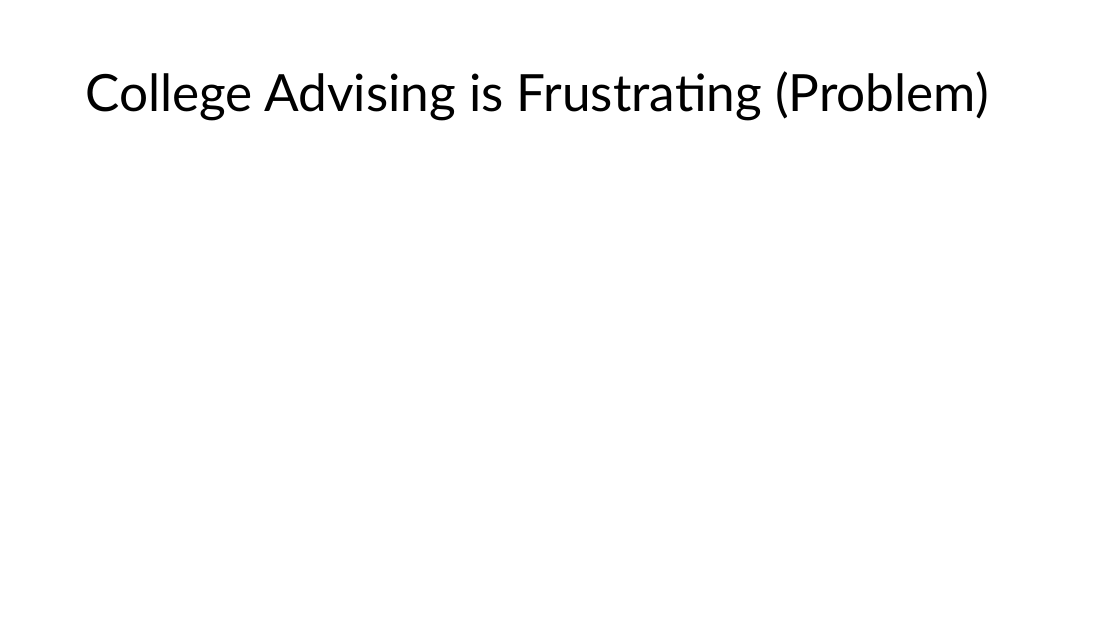
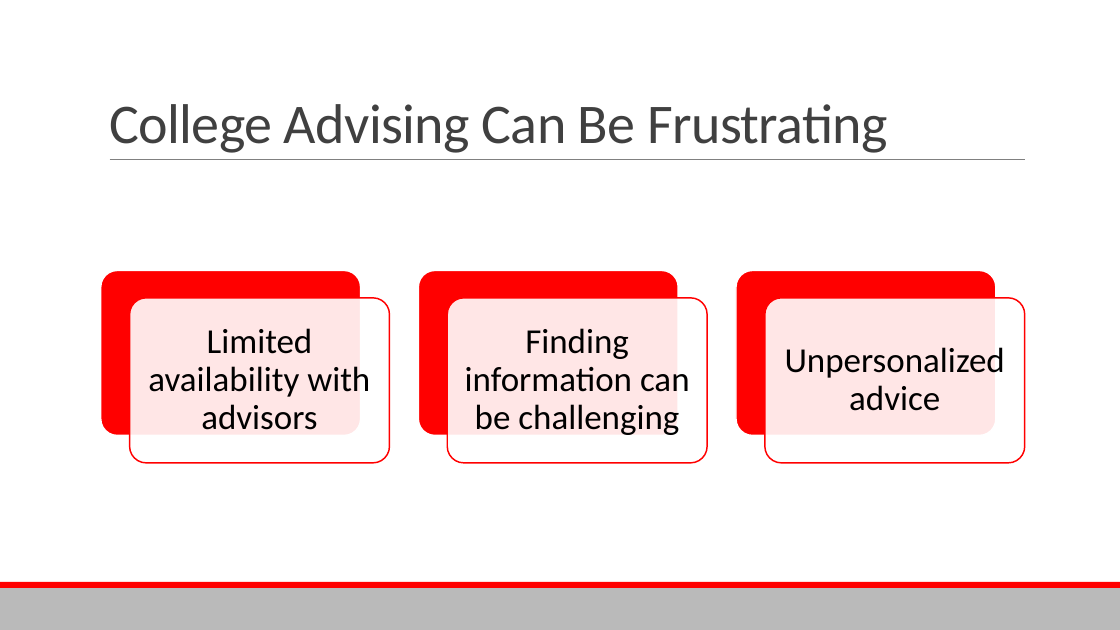
Before and after one commit to Aaryush1/Univise, a slide deck: slide 2 of Pitch_Deck.pptx. Drawn at 1120x630 pixels with LibreOffice and Linux fonts; fonts in the diff are those of the drawing. Boxes give left, top, right and bottom in pixels: in the first picture for what was removed or moved away, otherwise in the second. Text is boxed around its words. In the diff, an @@ line names an element or a change of style, - is before the commit and + after.

```diff
--- a/Pitch_Deck.pptx
+++ b/Pitch_Deck.pptx
@@ title "College Advising Can Be Frustrating" at [109,104,888,153]: vertical alignment middle to bottom @@
@@ title at [109,104,888,153]: text changed; size 44 to 48 pt; font Lato to Calibri; text colour #000000 to #404040 @@
-College Advising is Frustrating (Problem)
+College Advising Can Be Frustrating
@@ line added from (110, 160) to (1026, 160), #808080 0.5 pt @@
@@ group added at [101,271,1025,463]: 6 rounded rectangles, 3 texts @@
+Limited availability with advisors
+Finding information can be challenging
+Unpersonalized advice
@@ rectangle added at [0,588,1120,630], fill #BABABA @@
@@ rectangle added at [0,582,1120,588], fill #FF0000 @@
```
Also in this commit, not shown: 4 other slides changed, 4 slides added, 4 slides removed, 8 other files.
